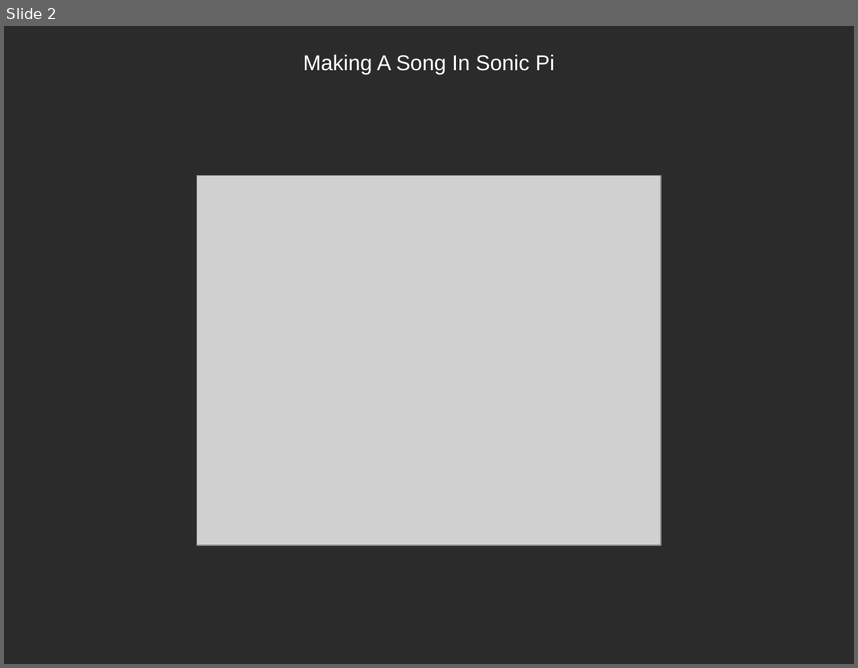
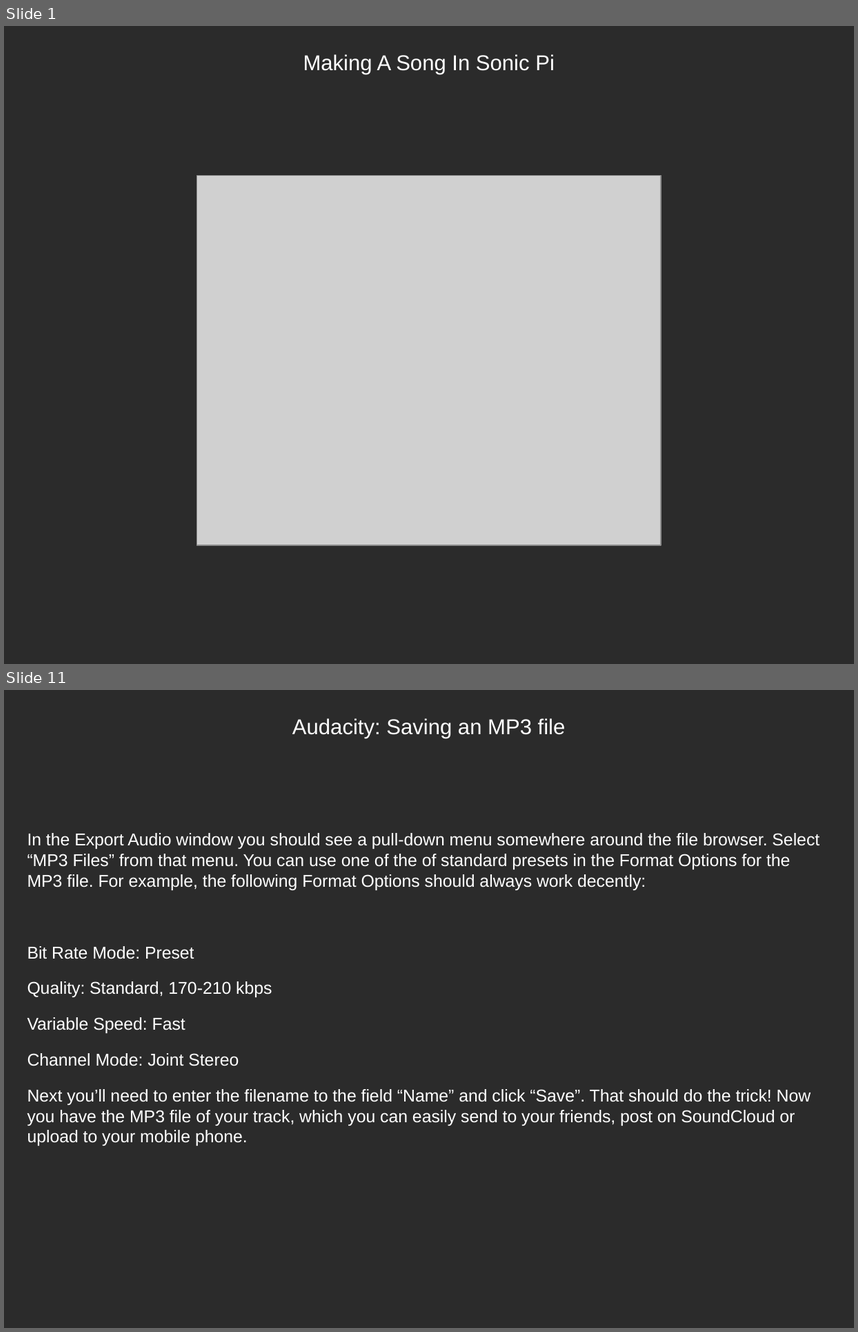
Before and after one commit to tunapanda/Sonic-Pi, a slide deck: Part_one/Exporting A Track.odp. Shown one above the other, each under a label of ours: slide 2 before the commit, slides 1 and 11 after it; the slides between them are not shown. The pictures are 858x668 and 858x1332 pixels, drawn with LibreOffice and Linux fonts; fonts in the diff are those of the drawing; grey boxes stand for pictures; background and template pictures are left out; a plain dark background stands for a picture behind light text. Boxes give left, top, right and bottom in pixels: in the first picture for what was removed or moved away, otherwise in the second. Text is boxed around its words. In the diff, an @@ line names an element or a change of style, - is before the commit and + after.

Commit message:
Exporting a track file added

```diff
--- a/Part_one/Exporting A Track.odp
+++ b/Part_one/Exporting A Track.odp
@@ slide 11 added at [4,690,854,1328], background picture (left out) @@
@@ title added at [292,718,566,738], 20 pt, text #FFFFFF @@
+Audacity: Saving an MP3 file
@@ text added at [27,833,820,1145], 16 pt, text #FFFFFF @@
+In the Export Audio window you should see a pull-down menu somewhere around the file browser. Select “MP3 Files” from that menu. You can use one of the of standard presets in the Format Options for the MP3 file. For example, the following Format Options should always work decently:
+Bit Rate Mode: Preset
+Quality: Standard, 170-210 kbps
+Variable Speed: Fast
+Channel Mode: Joint Stereo
+Next you’ll need to enter the filename to the field “Name” and click “Save”. That should do the trick! Now you have the MP3 file of your track, which you can easily send to your friends, post on SoundCloud or upload to your mobile phone.
@@ what was slide 2 is now slide 1 @@
```
Also in this commit, not shown: 10 other slides added, 1 slide removed, 14 other files.
